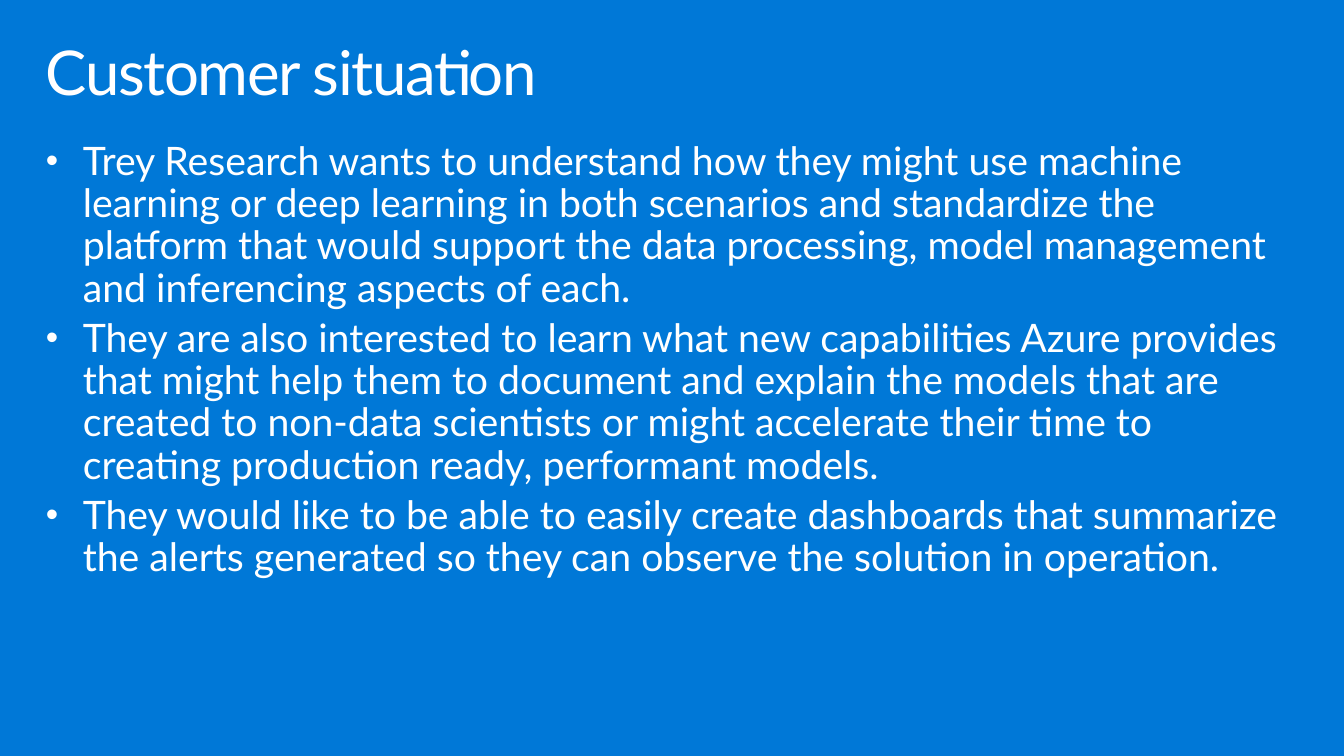
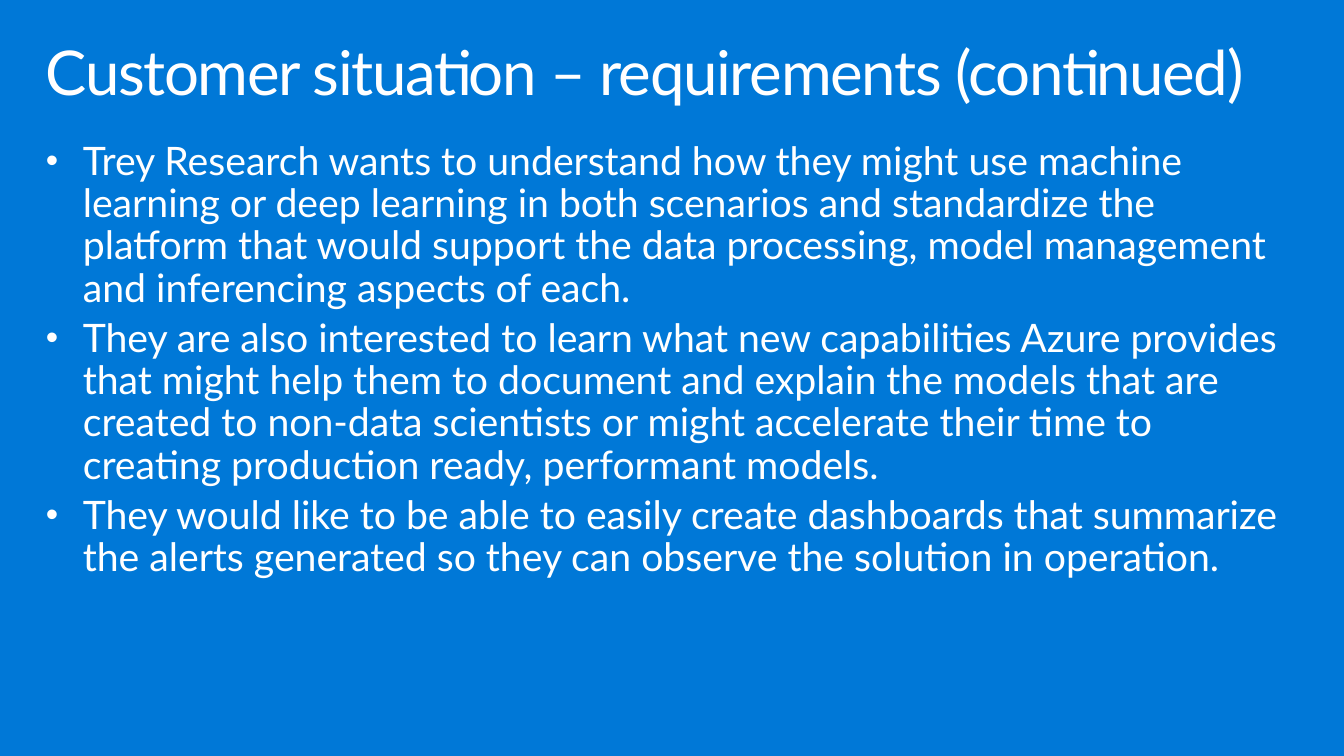
Before and after one commit to ocplatest/MCW-Machine-Learning, a slide deck: slide 6 of Whiteboard design session/WDS trainer presentation - Machine Learning.pptx. Drawn at 1344x756 pixels with LibreOffice and Linux fonts; fonts in the diff are those of the drawing. Boxes give left, top, right and bottom in pixels: in the first picture for what was removed or moved away, otherwise in the second. Text is boxed around its words. In the diff, an @@ line names an element or a change of style, - is before the commit and + after.

```diff
--- a/Whiteboard design session/WDS trainer presentation - Machine Learning.pptx
+++ b/Whiteboard design session/WDS trainer presentation - Machine Learning.pptx
@@ title at <box>46,47,1244,106</box>: text changed @@
-Customer situation
+Customer situation – requirements (continued)
```
Also in this commit, not shown: 20 other slides changed, 3 other files.
